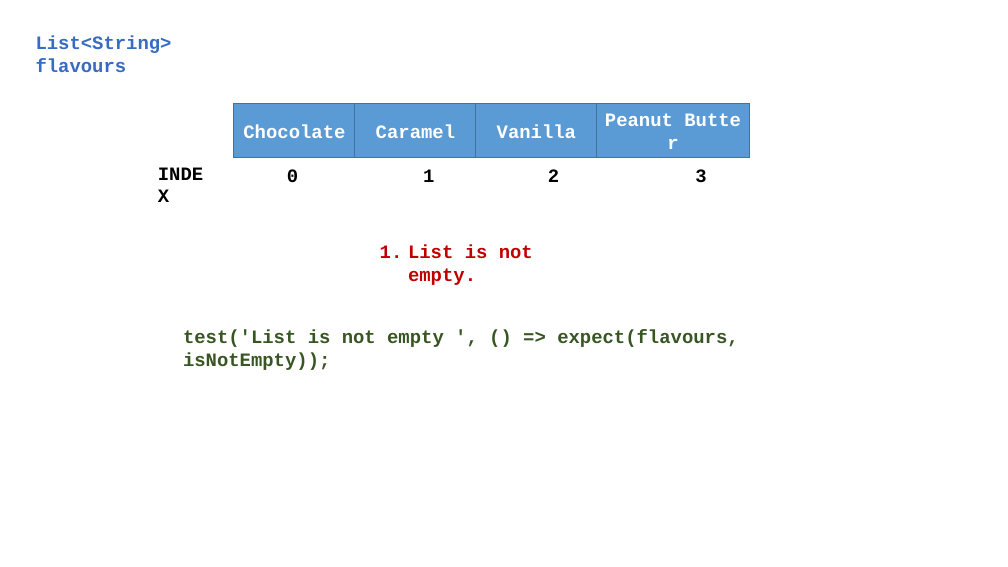
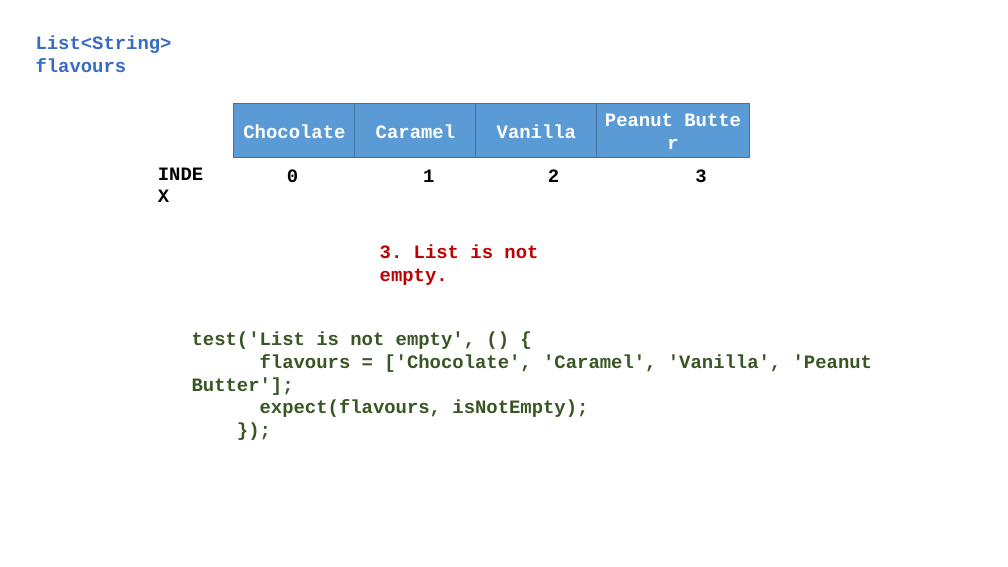
Before and after one commit to Zujaj/multiple_selection_dialogue_app, a slide deck: slide 14 of Multiple Selection Dialogue App.pptx (slide 12 before the commit). Drawn at 1008x567 pixels with LibreOffice and Linux fonts; fonts in the diff are those of the drawing. Boxes give left, top, right and bottom in pixels: in the first picture for what was removed or moved away, otherwise in the second. Text is boxed around its words. In the diff, an @@ line names an element or a change of style, - is before the commit and + after.

Commit message:
Updated List & Map Test Cases

```diff
--- a/Multiple Selection Dialogue App.pptx
+++ b/Multiple Selection Dialogue App.pptx
@@ text at (380, 245, 538, 285): text changed @@
-1. List is not empty.
+3. List is not empty.
@@ text at (192, 332, 872, 417): text changed @@
-test('List is not empty ', () => expect(flavours, isNotEmpty));
+test('List is not empty', () {
+flavours = ['Chocolate', 'Caramel', 'Vanilla', 'Peanut Butter'];
+expect(flavours, isNotEmpty);
+});
```
Also in this commit, not shown: 10 other slides changed.
